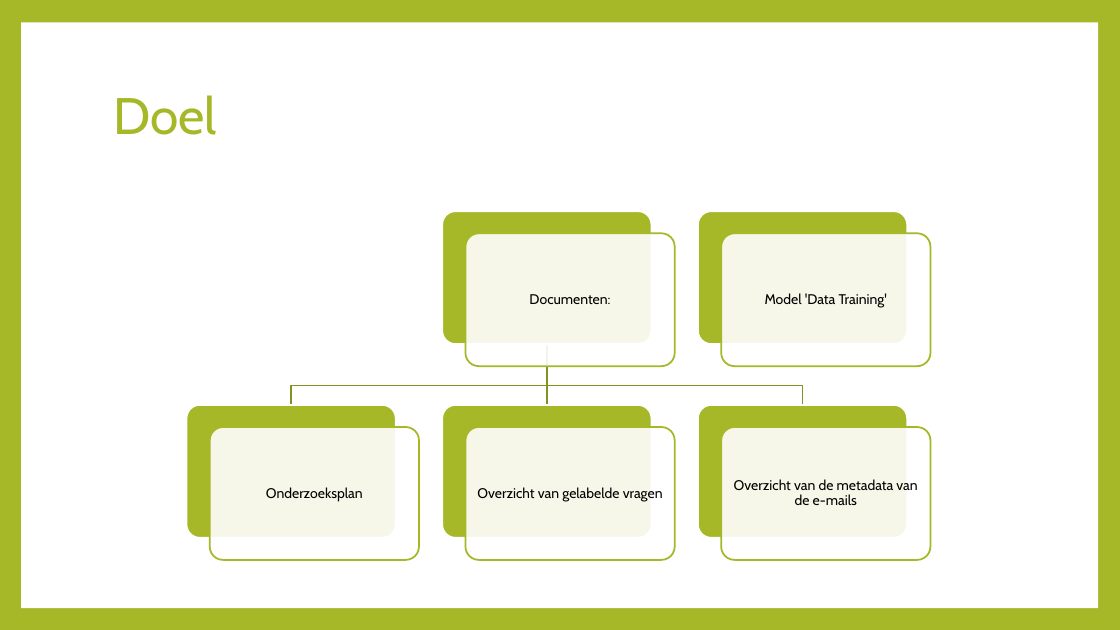
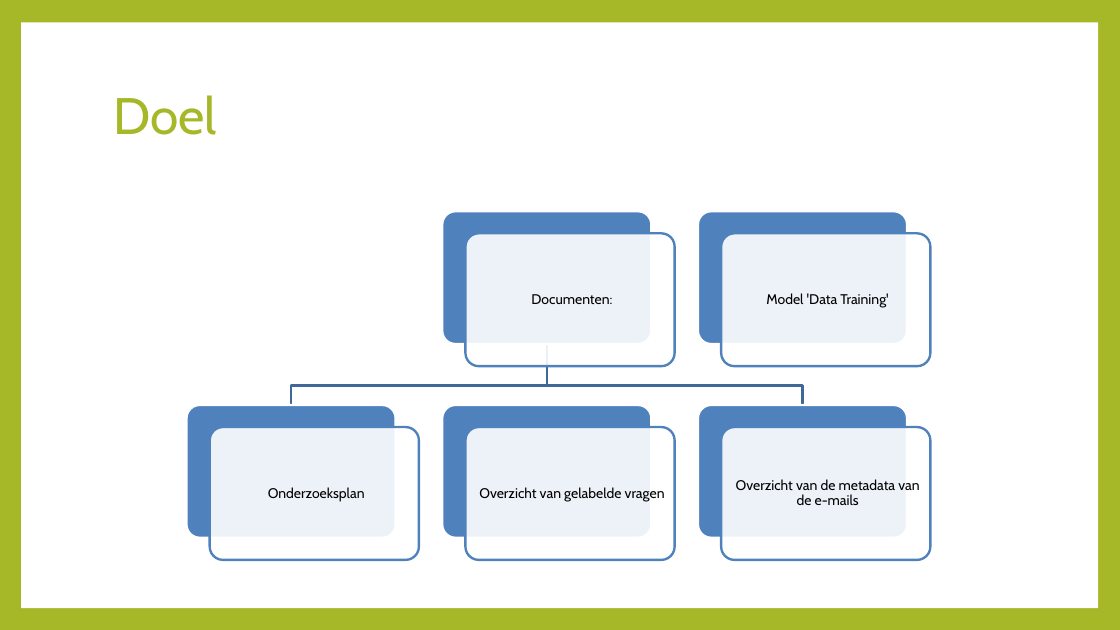
Before and after one commit to Janlorie/DataScienceMinor, a slide deck: slide 5 of Resources/Presentations/2018.09.10 CBS Presentatie.pptx. Drawn at 1120x630 pixels with LibreOffice and Linux fonts; fonts in the diff are those of the drawing. Boxes give left, top, right and bottom in pixels: in the first picture for what was removed or moved away, otherwise in the second. Text is boxed around its words. In the diff, an @@ line names an element or a change of style, - is before the commit and + after.

```diff
--- a/Resources/Presentations/2018.09.10 CBS Presentatie.pptx
+++ b/Resources/Presentations/2018.09.10 CBS Presentatie.pptx
@@ rounded rectangle "Documenten:" resized from (x1=529, y1=294, x2=610, y2=304) to (x1=465, y1=234, x2=675, y2=366) @@
@@ fill #A6B727 to #4F81BD; outline #FFFFFF 1.5 pt to #FFFFFF 2 pt in 5 elements at (x1=442, y1=211, x2=651, y2=344), (x1=187, y1=405, x2=396, y2=538), (x1=442, y1=405, x2=651, y2=538), (x1=698, y1=405, x2=907, y2=538), (x1=698, y1=211, x2=907, y2=344) @@
@@ rounded rectangle "Model 'Data Training'" resized from (x1=765, y1=293, x2=887, y2=308) to (x1=722, y1=234, x2=931, y2=366) @@
@@ group removed at (x1=210, y1=234, x2=931, y2=560): 5 rounded rectangles @@
@@ outline #85931F 1.5 pt to #3F6797 2 pt in 3 elements at (x1=547, y1=344, x2=802, y2=405), (x1=543, y1=344, x2=551, y2=405), (x1=292, y1=344, x2=547, y2=405) @@
@@ rounded rectangle "Onderzoeksplan" resized from (x1=266, y1=487, x2=363, y2=502) to (x1=210, y1=427, x2=419, y2=560) @@
@@ less space between paragraphs; fill none to #FFFFFF at 90% opacity; outline none to #4F81BD 2 pt in 5 elements at (x1=722, y1=427, x2=931, y2=560), (x1=722, y1=234, x2=931, y2=366), (x1=465, y1=234, x2=675, y2=366), (x1=210, y1=427, x2=419, y2=560), (x1=465, y1=427, x2=675, y2=560) @@
@@ rounded rectangle "Overzicht van gelabelde vragen" resized from (x1=477, y1=487, x2=663, y2=502) to (x1=465, y1=427, x2=675, y2=560) @@
@@ rounded rectangle "Overzicht van de metadata van ..." resized from (x1=734, y1=479, x2=917, y2=505) to (x1=722, y1=427, x2=931, y2=560) @@
```
Also in this commit, not shown: 4 other slides changed, 5 other files.
